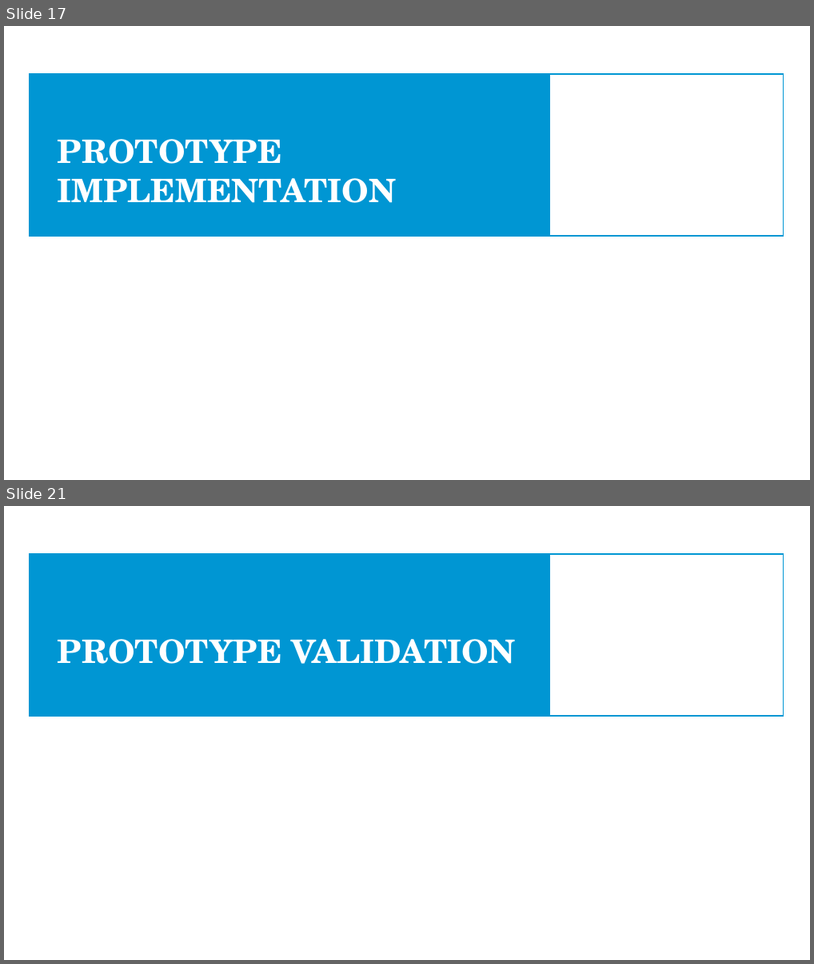
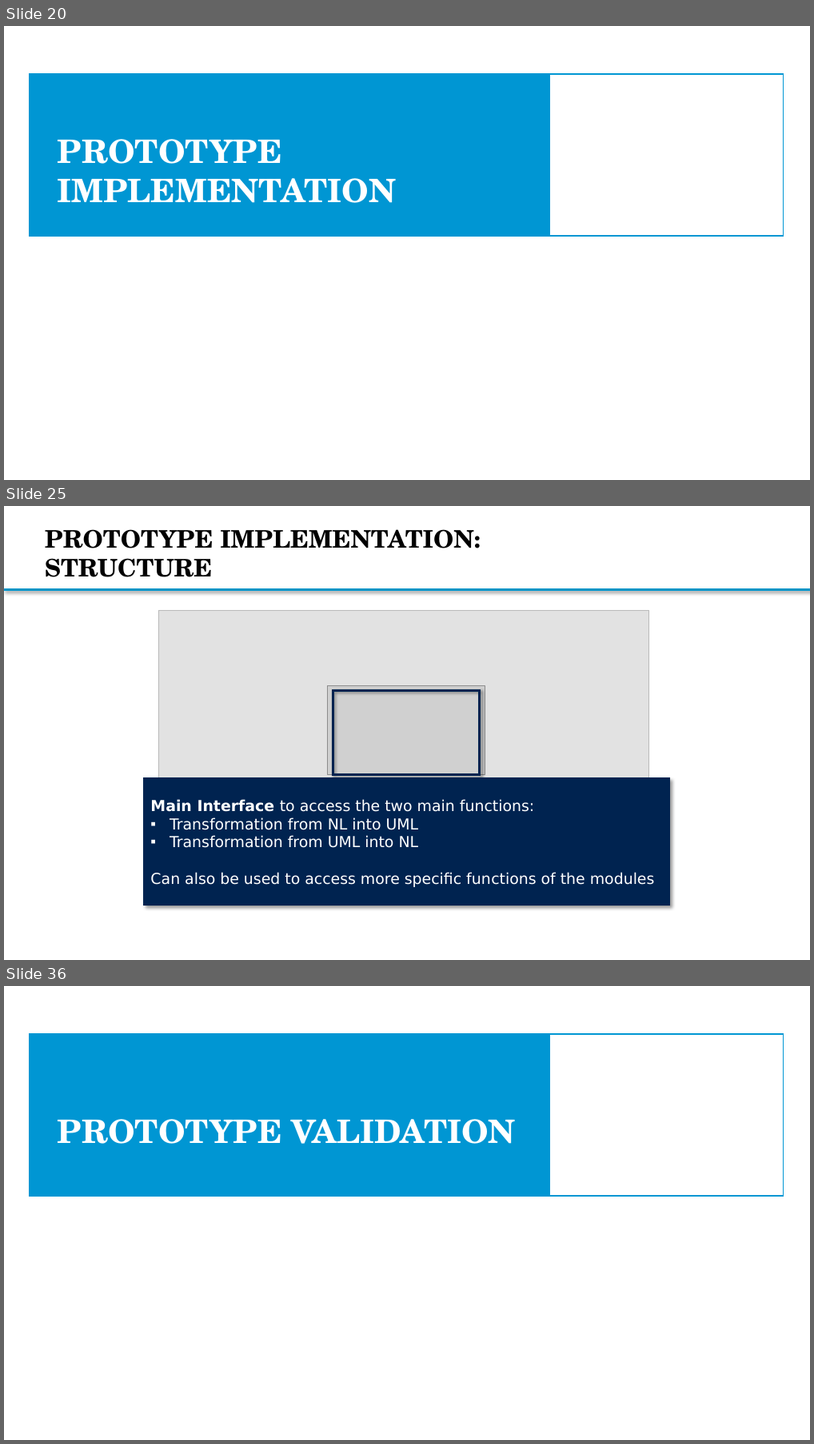
Before and after one commit to Bimi1804/BiT-ReNU, a slide deck: MasterThesis_Presentation2_MarkusBimassl.pptx. Shown one above the other, each under a label of ours: slides 17 and 21 before the commit, slides 20, 25 and 36 after it; the slides between them are not shown. The pictures are 814x964 and 814x1444 pixels, drawn with LibreOffice and Linux fonts; fonts in the diff are those of the drawing; grey boxes stand for pictures; background and template pictures are left out. Boxes give left, top, right and bottom in pixels: in the first picture for what was removed or moved away, otherwise in the second. Text is boxed around its words. In the diff, an @@ line names an element or a change of style, - is before the commit and + after.

```diff
--- a/MasterThesis_Presentation2_MarkusBimassl.pptx
+++ b/MasterThesis_Presentation2_MarkusBimassl.pptx
@@ slide 25 added at bbox=[4, 506, 810, 960], background #FFFFFF @@
@@ title added at bbox=[45, 529, 481, 577], 28.8 pt, text #000000, bold @@
+PROTOTYPE IMPLEMENTATION: STRUCTURE
@@ rectangle added at bbox=[4, 589, 810, 591], fill #0C94B7, outline #0096D3 1 pt @@
@@ group added at bbox=[138, 604, 677, 913]: 3 rectangles, 2 pictures @@
+Main Interface to access the two main functions:
+▪ Transformation from NL into UML
+▪ Transformation from UML into NL
+Can also be used to access more specific functions of the modules
@@ what was slide 17 is now slide 20 @@
@@ what was slide 21 is now slide 36 @@
```
Also in this commit, not shown: 7 slides changed, 14 other slides added.
